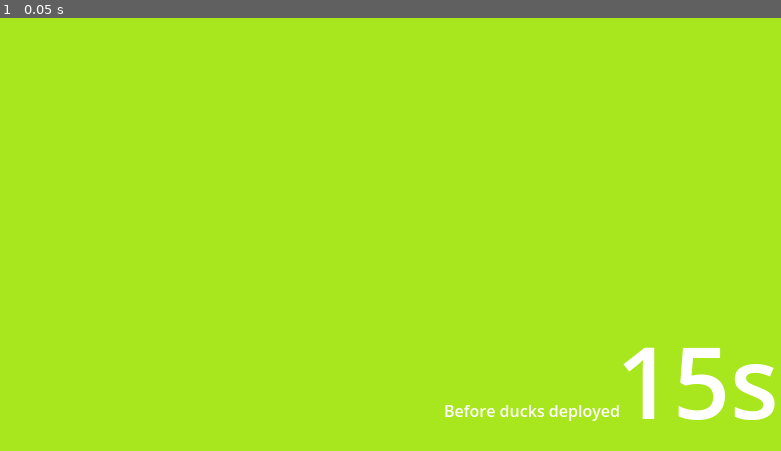
Above: before the commit, frame 1.
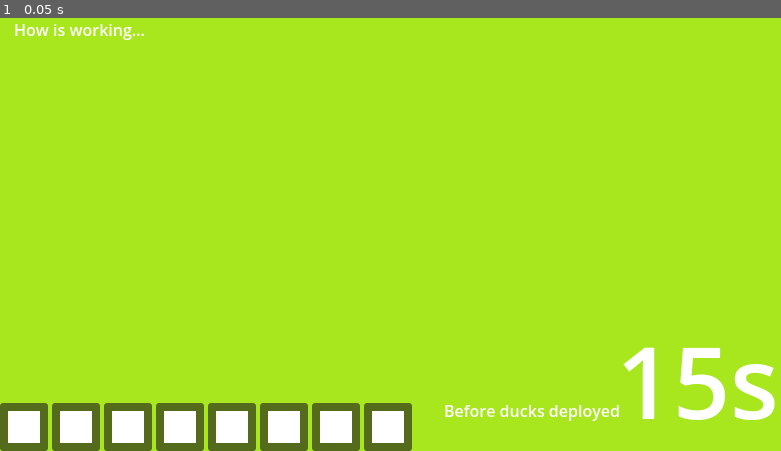
Above: after the commit, the same moment.

Repository: Sukimo/Duck_Tactics
Game: Godot game, scene res://scene/main.tscn
The game is run twice, just before and just after one commit, with the same random seed, the same clock (stepped at 60 frames per second) and the same inputs. Before the commit the project starts from res://Scene/arena_2d.tscn.
Inputs:
- Up to frame 1 (0.05 s): no input

The runs differ from the first frame. In frame 1, 5.6% of the frame differs, in the area x 0-53%, y 1-100%.
Error before the commit: Invalid access to property or key 'state_changed' on a base object of type 'Nil'. (res://scene/arena_zone.gd:21)
Error after the commit: Parse Error: Cannot infer the type of "is_rest" variable because the value doesn't have a set type. (res://scene/rest_zone.gd:112)

Commit message:
[add] sound sfx

Diff:
--- a/components/attack_component.gd
+++ b/components/attack_component.gd
@@ -7,12 +7,23 @@
 @export var attack_damage: int = 10
 @export var attack_speed: float = 1.0  # attacks/sec
 @export var target_group: Array[String] = []  # "enemies" or "ducks"
+@export var attack_sfx: AudioStream = null
 
 var _cooldown: float = 0.0
 var _owner_node: Node2D = null
+var _sfx_player: AudioStreamPlayer = null
 
 func _ready() -> void:
 	_owner_node = get_parent() as Node2D
+	if attack_sfx:
+		_sfx_player = AudioStreamPlayer.new()
+		_sfx_player.stream = attack_sfx
+		_sfx_player.volume_db = 0.0
+		add_child(_sfx_player)
+
+func _play_attack_sfx() -> void:
+	if _sfx_player:
+		_sfx_player.play()
 
 func _process(delta: float) -> void:
 	_cooldown -= delta
--- a/components/melee_attack.gd
+++ b/components/melee_attack.gd
@@ -70,6 +70,7 @@
 		_flash_timer = flash_duration
 		#print("[Melee] bump hit %s for %d" % [_pending_target.name, attack_damage])
 	_pending_target = null
+	_play_attack_sfx()
 
 func draw_debug(canvas: Node2D) -> void:
 	if not _flash_active:
--- a/components/range_attack.gd
+++ b/components/range_attack.gd
@@ -38,6 +38,8 @@
 	if proj.has_method("init"):
 		proj.call("init", target, start, predicted)
 
+	_play_attack_sfx()
+
 # Override in subclass (MatthewRangeAttack) to return matthew_crit_mult
 func _get_crit_mult() -> float:
 	return GameState.global_duck_crit_mult
--- a/project.godot
+++ b/project.godot
@@ -11,7 +11,7 @@
 [application]
 
 config/name="Duck_Tactics"
-run/main_scene="uid://4y65ctapxa7c"
+run/main_scene="uid://doxjk6s3xb2my"
 config/features=PackedStringArray("4.6", "GL Compatibility")
 config/icon="res://icon.svg"
 
--- a/units/ducks/matthew_duck.tscn
+++ b/units/ducks/matthew_duck.tscn
@@ -5,6 +5,7 @@
 [ext_resource type="PackedScene" uid="uid://5rwfmlf77lu1" path="res://effects/shadow.tscn" id="2_ll15q"]
 [ext_resource type="Script" uid="uid://jdulj8s14g5x" path="res://components/matthew_range_attack.gd" id="3_jmehu"]
 [ext_resource type="PackedScene" uid="uid://b73q4bv6hdhkt" path="res://components/health_bar.tscn" id="4_matt"]
+[ext_resource type="AudioStream" uid="uid://b3p613t0meov8" path="res://music/error_001.ogg" id="5_00l4w"]
 
 [sub_resource type="RectangleShape2D" id="RectangleShape2D_matt"]
 size = Vector2(32, 32)
@@ -27,5 +28,8 @@
 [node name="AttackComponent" type="Node" parent="." unique_id=999000005]
 script = ExtResource("3_jmehu")
 target_group = Array[String](["enemies"])
+attack_sfx = ExtResource("5_00l4w")
 
 [node name="HealthBar" parent="." unique_id=999000006 instance=ExtResource("4_matt")]
+
+[node name="AttackSFX" type="AudioStreamPlayer" parent="." unique_id=914790571]
--- a/units/ducks/melee_duck.tscn
+++ b/units/ducks/melee_duck.tscn
@@ -5,6 +5,7 @@
 [ext_resource type="Texture2D" uid="uid://b6jc45f1snk7v" path="res://sprites/duck_t.png" id="3_liy68"]
 [ext_resource type="Script" uid="uid://dufoubqahcdi" path="res://components/melee_attack.gd" id="3_vt4yn"]
 [ext_resource type="PackedScene" uid="uid://b73q4bv6hdhkt" path="res://components/health_bar.tscn" id="4_g4onk"]
+[ext_resource type="AudioStream" uid="uid://b3p613t0meov8" path="res://music/error_001.ogg" id="6_g47yp"]
 
 [sub_resource type="RectangleShape2D" id="RectangleShape2D_txoiq"]
 size = Vector2(32, 32)
@@ -29,5 +30,8 @@
 flash_duration = 1.0
 attack_damage = 25
 target_group = Array[String](["enemies", "structures"])
+attack_sfx = ExtResource("6_g47yp")
 
 [node name="HealthBar" parent="." unique_id=968690896 instance=ExtResource("4_g4onk")]
+
+[node name="AttackSFX" type="AudioStreamPlayer" parent="." unique_id=1525621053]
--- a/units/ducks/melee_duck_lv2.tscn
+++ b/units/ducks/melee_duck_lv2.tscn
@@ -5,6 +5,7 @@
 [ext_resource type="PackedScene" uid="uid://5rwfmlf77lu1" path="res://effects/shadow.tscn" id="2_75gud"]
 [ext_resource type="Script" uid="uid://dufoubqahcdi" path="res://components/melee_attack.gd" id="3_i5qc3"]
 [ext_resource type="PackedScene" uid="uid://b73q4bv6hdhkt" path="res://components/health_bar.tscn" id="4_1fcf5"]
+[ext_resource type="AudioStream" uid="uid://b3p613t0meov8" path="res://music/error_001.ogg" id="5_i5qc3"]
 
 [sub_resource type="RectangleShape2D" id="RectangleShape2D_txoiq"]
 size = Vector2(32, 32)
@@ -32,5 +33,8 @@
 flash_duration = 1.0
 attack_damage = 55
 target_group = Array[String](["enemies", "structures"])
+attack_sfx = ExtResource("5_i5qc3")
 
 [node name="HealthBar" parent="." unique_id=968690896 instance=ExtResource("4_1fcf5")]
+
+[node name="AttackSFX" type="AudioStreamPlayer" parent="." unique_id=516191421]
--- a/units/ducks/melee_duck_lv3.tscn
+++ b/units/ducks/melee_duck_lv3.tscn
@@ -5,6 +5,7 @@
 [ext_resource type="Texture2D" uid="uid://b6jc45f1snk7v" path="res://sprites/duck_t.png" id="2_h3cub"]
 [ext_resource type="Script" uid="uid://dufoubqahcdi" path="res://components/melee_attack.gd" id="3_dmmjv"]
 [ext_resource type="PackedScene" uid="uid://b73q4bv6hdhkt" path="res://components/health_bar.tscn" id="4_gkj5i"]
+[ext_resource type="AudioStream" uid="uid://b3p613t0meov8" path="res://music/error_001.ogg" id="5_dmmjv"]
 
 [sub_resource type="RectangleShape2D" id="RectangleShape2D_txoiq"]
 size = Vector2(32, 32)
@@ -34,5 +35,8 @@
 attack_damage = 130
 attack_speed = 1.1
 target_group = Array[String](["enemies", "structures"])
+attack_sfx = ExtResource("5_dmmjv")
 
 [node name="HealthBar" parent="." unique_id=968690896 instance=ExtResource("4_gkj5i")]
+
+[node name="AttackSFX" type="AudioStreamPlayer" parent="." unique_id=687397524]
--- a/units/ducks/range_duck.tscn
+++ b/units/ducks/range_duck.tscn
@@ -5,6 +5,7 @@
 [ext_resource type="Texture2D" uid="uid://vnynxenll2al" path="res://sprites/duck_range_t.png" id="3_27a8k"]
 [ext_resource type="Script" uid="uid://c7w68xdn0asqh" path="res://components/range_attack.gd" id="3_xd7ve"]
 [ext_resource type="PackedScene" uid="uid://b73q4bv6hdhkt" path="res://components/health_bar.tscn" id="4_kolxo"]
+[ext_resource type="AudioStream" uid="uid://b3p613t0meov8" path="res://music/error_001.ogg" id="5_27a8k"]
 
 [sub_resource type="RectangleShape2D" id="RectangleShape2D_txoiq"]
 size = Vector2(32, 32)
@@ -31,5 +32,8 @@
 attack_damage = 12
 attack_speed = 0.8
 target_group = Array[String](["enemies", "structures"])
+attack_sfx = ExtResource("5_27a8k")
 
 [node name="HealthBar" parent="." unique_id=968690896 instance=ExtResource("4_kolxo")]
+
+[node name="AttackSFX" type="AudioStreamPlayer" parent="." unique_id=1992940425]
--- a/units/ducks/range_duck_lv2.tscn
+++ b/units/ducks/range_duck_lv2.tscn
@@ -5,6 +5,7 @@
 [ext_resource type="Texture2D" uid="uid://vnynxenll2al" path="res://sprites/duck_range_t.png" id="2_wadj7"]
 [ext_resource type="Script" uid="uid://c7w68xdn0asqh" path="res://components/range_attack.gd" id="3_tamc0"]
 [ext_resource type="PackedScene" uid="uid://b73q4bv6hdhkt" path="res://components/health_bar.tscn" id="4_7kq42"]
+[ext_resource type="AudioStream" uid="uid://b3p613t0meov8" path="res://music/error_001.ogg" id="5_tamc0"]
 
 [sub_resource type="RectangleShape2D" id="RectangleShape2D_txoiq"]
 size = Vector2(32, 32)
@@ -33,5 +34,8 @@
 attack_damage = 25
 attack_speed = 0.9
 target_group = Array[String](["enemies", "structures"])
+attack_sfx = ExtResource("5_tamc0")
+
+[node name="AttackSFX" type="AudioStreamPlayer" parent="." unique_id=995946672]
 
 [node name="HealthBar" parent="." unique_id=968690896 instance=ExtResource("4_7kq42")]
--- a/units/ducks/range_duck_lv3.tscn
+++ b/units/ducks/range_duck_lv3.tscn
@@ -5,6 +5,7 @@
 [ext_resource type="PackedScene" uid="uid://5rwfmlf77lu1" path="res://effects/shadow.tscn" id="2_f77gm"]
 [ext_resource type="Script" uid="uid://c7w68xdn0asqh" path="res://components/range_attack.gd" id="3_apcc8"]
 [ext_resource type="PackedScene" uid="uid://b73q4bv6hdhkt" path="res://components/health_bar.tscn" id="4_y85dp"]
+[ext_resource type="AudioStream" uid="uid://b3p613t0meov8" path="res://music/error_001.ogg" id="5_apcc8"]
 
 [sub_resource type="RectangleShape2D" id="RectangleShape2D_txoiq"]
 size = Vector2(32, 32)
@@ -32,5 +33,8 @@
 attack_range = 200.0
 attack_damage = 55
 target_group = Array[String](["enemies", "structures"])
+attack_sfx = ExtResource("5_apcc8")
+
+[node name="AttackSFX" type="AudioStreamPlayer" parent="." unique_id=525429559]
 
 [node name="HealthBar" parent="." unique_id=968690896 instance=ExtResource("4_y85dp")]
Not shown, added: music/error_001.ogg
